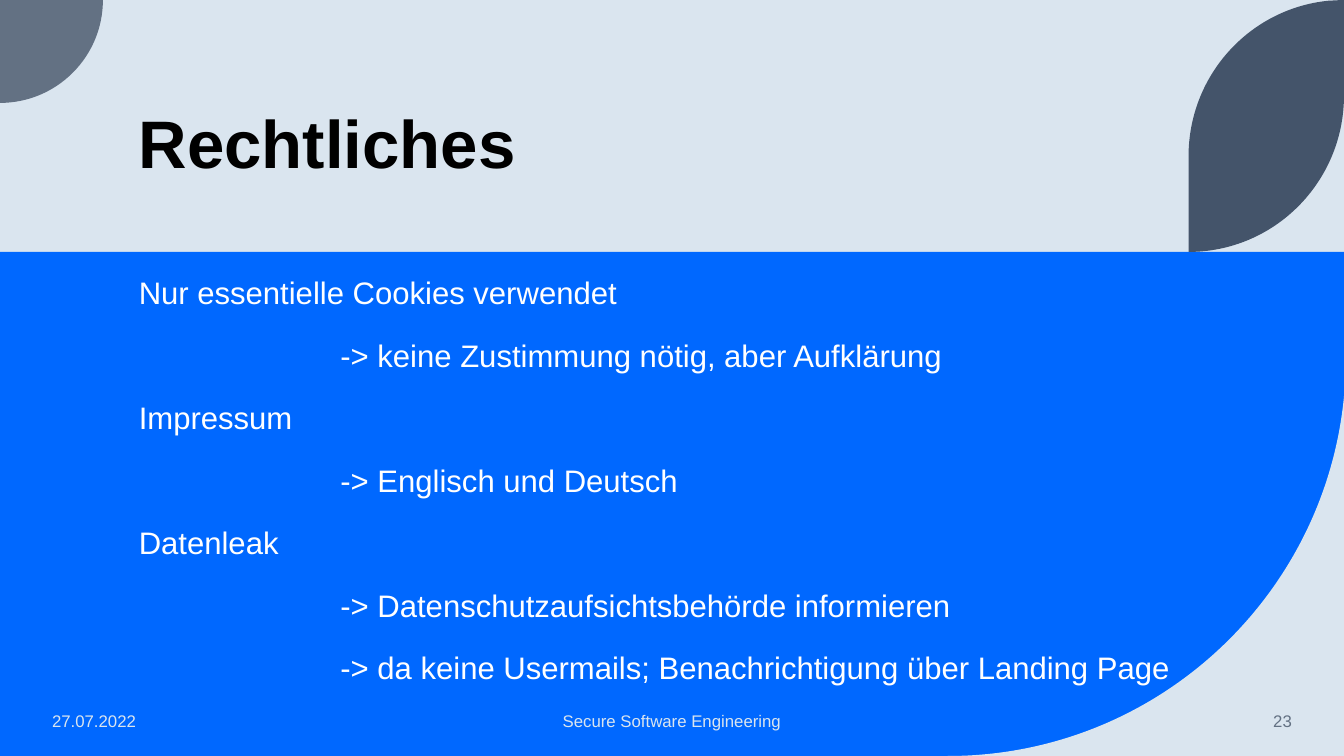
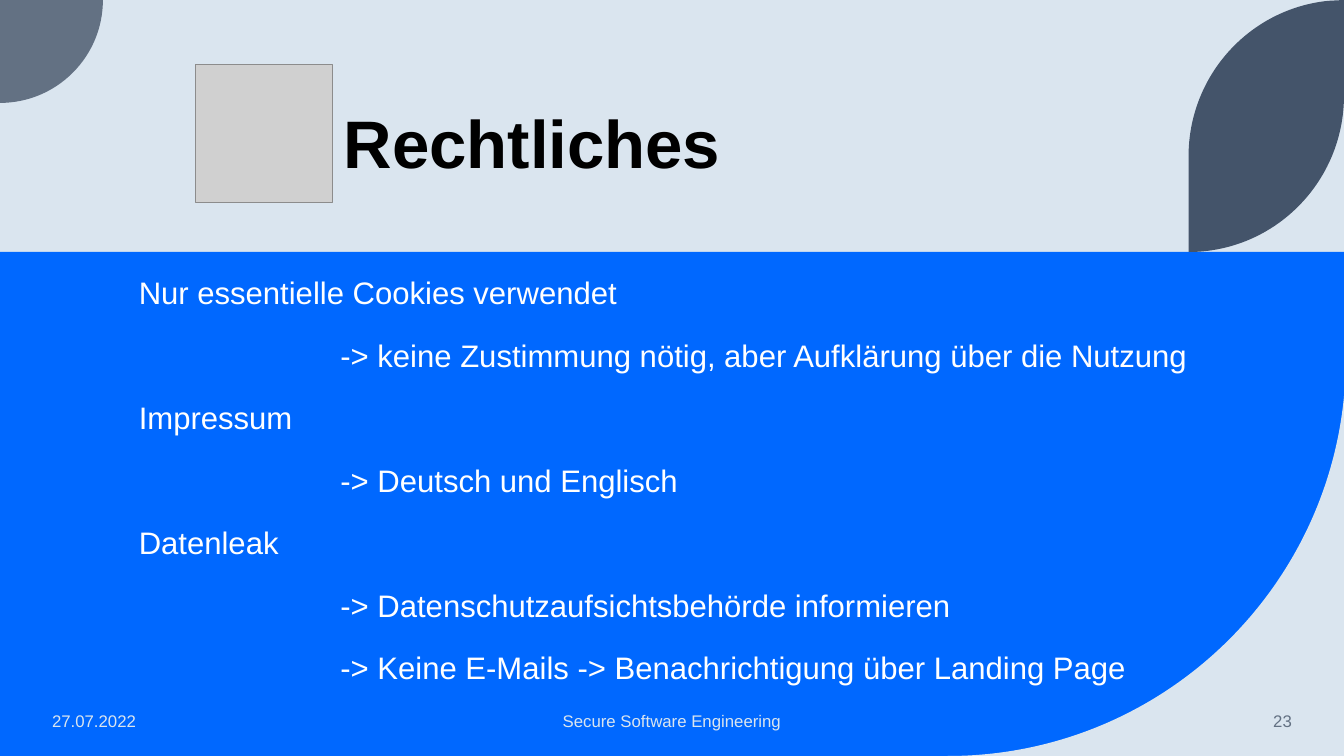
Before and after one commit to BranAndSceolan/SSE-Notes, a slide deck: slide 23 of documentation/Notiz-App.pptx. Drawn at 1344x756 pixels with LibreOffice and Linux fonts; fonts in the diff are those of the drawing; grey boxes stand for pictures. Boxes give left, top, right and bottom in pixels: in the first picture for what was removed or moved away, otherwise in the second. Text is boxed around its words. In the diff, an @@ line names an element or a change of style, - is before the commit and + after.

```diff
--- a/documentation/Notiz-App.pptx
+++ b/documentation/Notiz-App.pptx
@@ title "Rechtliches": place and size @@
-title "Rechtliches" at (139, 119, 516, 169)
+title "Rechtliches" at (343, 119, 720, 169)
@@ picture added at (196, 65, 333, 202) @@
@@ text at (377, 344, 1187, 373): text changed @@
--> keine Zustimmung nötig, aber Aufklärung
+-> keine Zustimmung nötig, aber Aufklärung über die Nutzung
@@ text at (377, 469, 677, 498): text changed @@
--> Englisch und Deutsch
+-> Deutsch und Englisch
@@ text at (377, 656, 1126, 686): text changed @@
--> da keine Usermails; Benachrichtigung über Landing Page
+-> Keine E-Mails -> Benachrichtigung über Landing Page
```
Also in this commit, not shown: 30 other slides changed, 3 other files.
